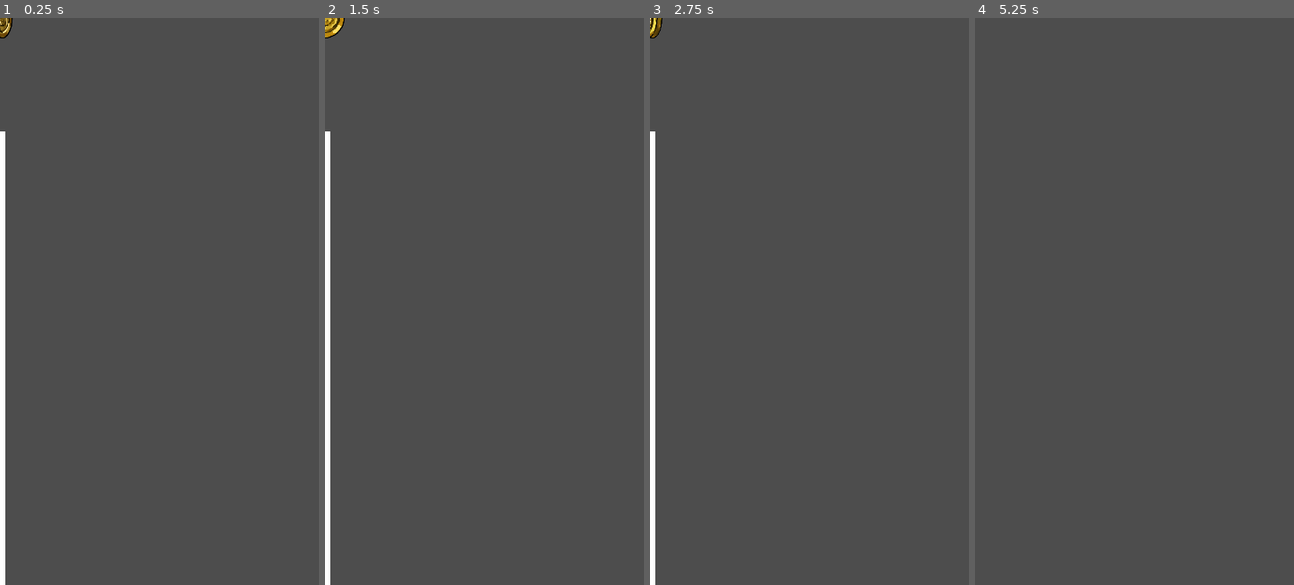
Above: before the commit, frames 1-4 (left to right).
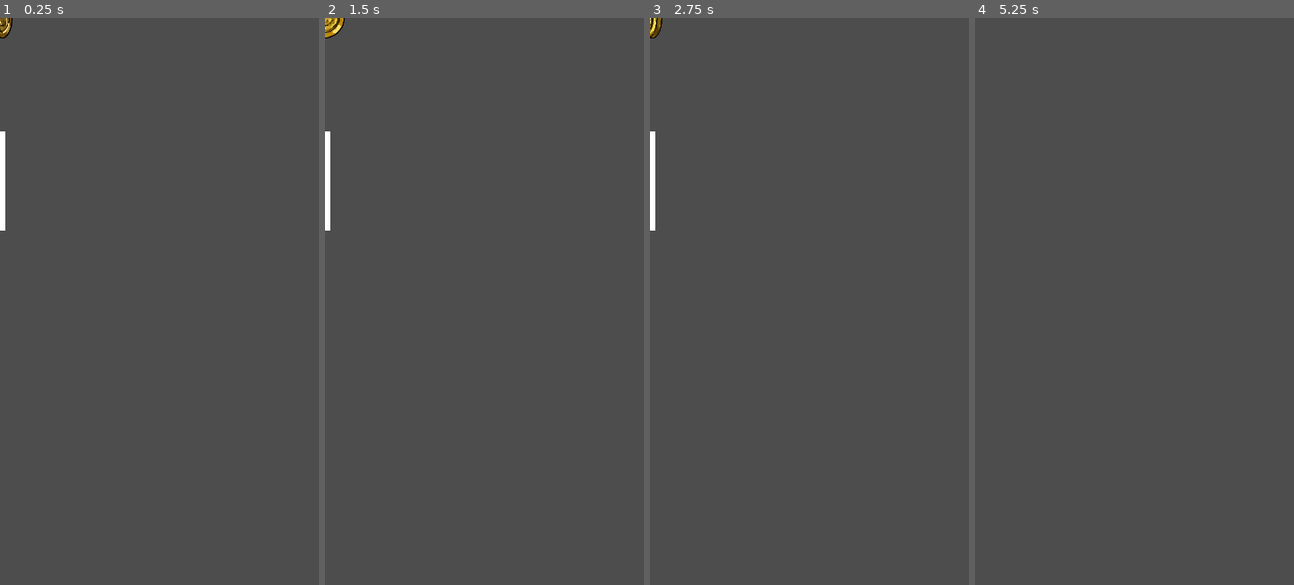
Above: after the commit, the same moments.

Repository: kamikoloss/gabsurf
Game: Godot game, scene res://scenes/gate.tscn
Same seed, same stepped clock (60 frames per second), same inputs: the game is played once before the commit and once after it. This scene is started directly instead of the project's main scene.
Inputs:
- Up to frame 1 (0.25 s): no input
- Up to frame 2 (1.5 s): tap Enter at 0.5, 0.6, 1.35 s; tap Space at 0.77 s
- Up to frame 3 (2.75 s): tap Space at 1.52 s; tap Enter at 2.1 s
- Up to frame 4 (5.25 s): tap Enter every 0.75 s from 2.85 to 5.1 s; tap Space at 3.02, 3.77, 4.52 s

The runs differ from the first frame. In frame 1, 1.0% of the frame differs, in the area x 0-2%, y 37-100%; in frame 2, 1.0%; in frame 3, 1.0%; in frame 4, nothing differs.

Commit message:
店の数とゲートの開きを看板に出すようにした

Diff:
--- a/scenes/game.gd
+++ b/scenes/game.gd
@@ -25,10 +25,11 @@
 var _money_base = 1 # Money 取得時に加算される値
 var _gate_gap = 0 # ゲートの開き
 
-var _shop_quota = 5 # ゲートを何回通るたびに店が出現するか
-var _shop_counter = 0 # ゲートを通るたびに 1 増加する 店が出現したら 0 に戻す
-var _difficult_quota = 5 # ゲートを何回通るたびに難易度が上昇するか
-var _difficult_counter = 0 # ゲートを通るたびに 1 増加する 難易度が上昇したら 0 に戻す
+var _gate_counter_shop_temp = 0 # ゲートを通るたびに 1 増加する 店が出現したら 0 に戻す
+var _gate_counter_shop_quota = 5 # ゲートを何回通るたびに店が出現するか
+var _gate_counter_difficult_temp = 0 # ゲートを通るたびに 1 増加する 難易度が上昇したら 0 に戻す
+var _gate_counter_difficult_quota = 5 # ゲートを何回通るたびに難易度が上昇するか
+var _shop_counter = 0 # 店を生成するたびに 1 増加する
 
 var _is_spawn_gate = false # ゲートを生成するか
 var _gate_spawn_cooltime = 2.0 # 何秒ごとにゲートを生成するか
@@ -120,19 +121,20 @@
 	Global.level += _level_base
 	Global.score = _calc_score()
 
-	_shop_counter += 1
-	_difficult_counter += 1
+	_gate_counter_shop_temp += 1
+	_gate_counter_difficult_temp += 1
 
 	# 店生成の規定回数に達した場合
-	if (_shop_quota <= _shop_counter):
-		_spawn_shop()
-		_shop_counter = 0
+	if (_gate_counter_shop_quota <= _gate_counter_shop_temp):
+		_gate_counter_shop_temp = 0
+		_shop_counter += 1
 		_is_spawn_gate = false
 		_is_spawn_enemy = false
+		_spawn_shop()
 
 	# 難易度上昇の規定回数に達した場合
-	if (_difficult_quota <= _difficult_counter):
-		_difficult_counter = 0
+	if (_gate_counter_difficult_quota <= _gate_counter_difficult_temp):
+		_gate_counter_difficult_temp = 0
 		_gate_gap -= GATE_GAP_STEP
 		print("current gate gap: {0}".format([_gate_gap]))
 
@@ -188,10 +190,10 @@
 func _spawn_gate():
 	print("Gate is spawned.")
 	var _gate = GATE_SCENE.instantiate()
-	var _height_diff = _rng.randf_range(GATE_HEIGHT_MIN, GATE_HEIGHT_MAX)
 	_gate.position.x += (_hero.position.x + 360)
-	_gate.position.y += (_height_diff + 320)
+	_gate.position.y += 320
 	_gate.gap = _gate_gap
+	_gate.height_diff += _rng.randf_range(GATE_HEIGHT_MIN, GATE_HEIGHT_MAX)
 	get_tree().root.get_node("Main").add_child(_gate)
 
 
@@ -231,4 +233,6 @@
 	var _shop = SHOP_SCENE.instantiate()
 	_shop.position.x += (_hero.position.x + 720)
 	_shop.position.y += 320
+	_shop.number = _shop_counter
+	_shop.gate_gap = 256 + _gate_gap
 	get_tree().root.get_node("Main").add_child(_shop)
--- a/scenes/gate.gd
+++ b/scenes/gate.gd
@@ -2,19 +2,28 @@
 
 
 # Nodes
-@onready var _gate_top = $Gates/GateTop
-@onready var _gate_bottom = $Gates/GateBottom
+@onready var _gate_top = $Mask/Gates/GateTop
+@onready var _gate_bottom = $Mask/Gates/GateBottom
+@onready var _money = $Mask/Gates/Money
 
 # Constants
 const DESTROY_TIME = 5 # 生まれて何秒後に自身を破壊するか
 
 # Variables
 var gap = 0 # ゲートがデフォルトから何 px 開くか
+var height_diff = 0 # ゲートがデフォルトから何 px 上下に移動するか
 
 
 func _ready():
+	# ゲートの開き
 	_gate_top.position.y -= gap / 2
 	_gate_bottom.position.y += gap / 2
+
+	# ゲートの上下
+	_gate_top.position.y += height_diff
+	_gate_bottom.position.y += height_diff
+	_money.position.y += height_diff
+
 	_destroy()
 
 
--- a/scenes/gate.tscn
+++ b/scenes/gate.tscn
@@ -65,39 +65,38 @@
 
 [node name="Mask" type="Sprite2D" parent="."]
 clip_children = 1
-z_index = 9
-position = Vector2(180, 320)
 scale = Vector2(2, 1.875)
 texture = ExtResource("1_qsvs6")
 
-[node name="Gates" type="Node2D" parent="."]
+[node name="Gates" type="Node2D" parent="Mask"]
+scale = Vector2(0.5, 0.533333)
 
-[node name="GateTop" type="Area2D" parent="Gates" groups=["Wall"]]
+[node name="GateTop" type="Area2D" parent="Mask/Gates" groups=["Wall"]]
 position = Vector2(0, -384)
 scale = Vector2(0.05, 2)
 
-[node name="Square" type="Sprite2D" parent="Gates/GateTop"]
+[node name="Square" type="Sprite2D" parent="Mask/Gates/GateTop"]
 texture = ExtResource("1_qsvs6")
 
-[node name="CollisionShape2D" type="CollisionShape2D" parent="Gates/GateTop"]
+[node name="CollisionShape2D" type="CollisionShape2D" parent="Mask/Gates/GateTop"]
 shape = SubResource("RectangleShape2D_4c1x3")
 
-[node name="GateBottom" type="Area2D" parent="Gates" groups=["Wall"]]
+[node name="GateBottom" type="Area2D" parent="Mask/Gates" groups=["Wall"]]
 position = Vector2(0, 384)
 scale = Vector2(0.05, 2)
 
-[node name="Square" type="Sprite2D" parent="Gates/GateBottom"]
+[node name="Square" type="Sprite2D" parent="Mask/Gates/GateBottom"]
 texture = ExtResource("1_qsvs6")
 
-[node name="CollisionShape2D" type="CollisionShape2D" parent="Gates/GateBottom"]
+[node name="CollisionShape2D" type="CollisionShape2D" parent="Mask/Gates/GateBottom"]
 shape = SubResource("RectangleShape2D_4c1x3")
 
-[node name="Money" type="Area2D" parent="Gates" groups=["Level", "Money"]]
+[node name="Money" type="Area2D" parent="Mask/Gates" groups=["Level", "Money"]]
 scale = Vector2(0.4, 0.4)
 
-[node name="AnimatedSprite2D" type="AnimatedSprite2D" parent="Gates/Money"]
+[node name="AnimatedSprite2D" type="AnimatedSprite2D" parent="Mask/Gates/Money"]
 sprite_frames = SubResource("SpriteFrames_xplrb")
 autoplay = "default"
 
-[node name="CollisionShape2D" type="CollisionShape2D" parent="Gates/Money"]
+[node name="CollisionShape2D" type="CollisionShape2D" parent="Mask/Gates/Money"]
 shape = SubResource("CircleShape2D_w74on")
--- a/scenes/shop.gd
+++ b/scenes/shop.gd
@@ -1,11 +1,26 @@
 extends Node2D
 
+# Nodes
+@onready var _enter_label = $Enter/VBoxContainer/Label2
+@onready var _exit_label = $Exit/VBoxContainer/Label2
+@onready var _gear_a_label_title = $GearA/Text/MarginContainer/HBoxContainer/VBoxContainer/Title
+@onready var _gear_a_label_description = $GearA/Text/MarginContainer/HBoxContainer/VBoxContainer/Description
+@onready var _gear_a_sprite = $GearA/Image
+@onready var _gear_b_label_title = $GearB/Text/MarginContainer/HBoxContainer/VBoxContainer/Title
+@onready var _gear_b_label_description = $GearB/Text/MarginContainer/HBoxContainer/VBoxContainer/Description
+@onready var _gear_b_sprite = $GearB/Image
 
 # Constants
 const DESTROY_TIME = 10 # 生まれて何秒後に自身を破壊するか
 
+# Variables
+var number = 0
+var gate_gap = 0
+
 
 func _ready():
+	_enter_label.text = str(number)
+	_exit_label.text = str(gate_gap)
 	_destroy()
 
 
--- a/scenes/shop.tscn
+++ b/scenes/shop.tscn
@@ -20,19 +20,34 @@
 
 [node name="Enter" type="Panel" parent="."]
 offset_left = -440.0
-offset_top = -60.0
+offset_top = -40.0
 offset_right = -320.0
-offset_bottom = 60.0
+offset_bottom = 40.0
 
-[node name="Label" type="Label" parent="Enter"]
-layout_mode = 0
-offset_right = 120.0
-offset_bottom = 120.0
+[node name="VBoxContainer" type="VBoxContainer" parent="Enter"]
+layout_mode = 1
+anchors_preset = 14
+anchor_top = 0.5
+anchor_right = 1.0
+anchor_bottom = 0.5
+offset_top = -29.5
+offset_bottom = 29.5
+grow_horizontal = 2
+grow_vertical = 2
+
+[node name="Label" type="Label" parent="Enter/VBoxContainer"]
+layout_mode = 2
+theme_override_fonts/font = ExtResource("2_bu7gq")
+theme_override_font_sizes/font_size = 24
+text = "SHOP"
+horizontal_alignment = 1
+vertical_alignment = 1
+
+[node name="Label2" type="Label" parent="Enter/VBoxContainer"]
+layout_mode = 2
 theme_override_fonts/font = ExtResource("2_bu7gq")
 theme_override_font_sizes/font_size = 32
-text = "→
-SHOP
-1"
+text = "99"
 horizontal_alignment = 1
 vertical_alignment = 1
 
@@ -42,15 +57,30 @@
 offset_right = 520.0
 offset_bottom = 60.0
 
-[node name="Label" type="Label" parent="Exit"]
-layout_mode = 0
-offset_right = 120.0
-offset_bottom = 120.0
+[node name="VBoxContainer" type="VBoxContainer" parent="Exit"]
+layout_mode = 1
+anchors_preset = 14
+anchor_top = 0.5
+anchor_right = 1.0
+anchor_bottom = 0.5
+offset_top = -29.5
+offset_bottom = 29.5
+grow_horizontal = 2
+grow_vertical = 2
+
+[node name="Label" type="Label" parent="Exit/VBoxContainer"]
+layout_mode = 2
+theme_override_fonts/font = ExtResource("2_bu7gq")
+theme_override_font_sizes/font_size = 24
+text = "GATE"
+horizontal_alignment = 1
+vertical_alignment = 1
+
+[node name="Label2" type="Label" parent="Exit/VBoxContainer"]
+layout_mode = 2
 theme_override_fonts/font = ExtResource("2_bu7gq")
 theme_override_font_sizes/font_size = 32
-text = "→
-Gate
-224"
+text = "999"
 horizontal_alignment = 1
 vertical_alignment = 1
 
